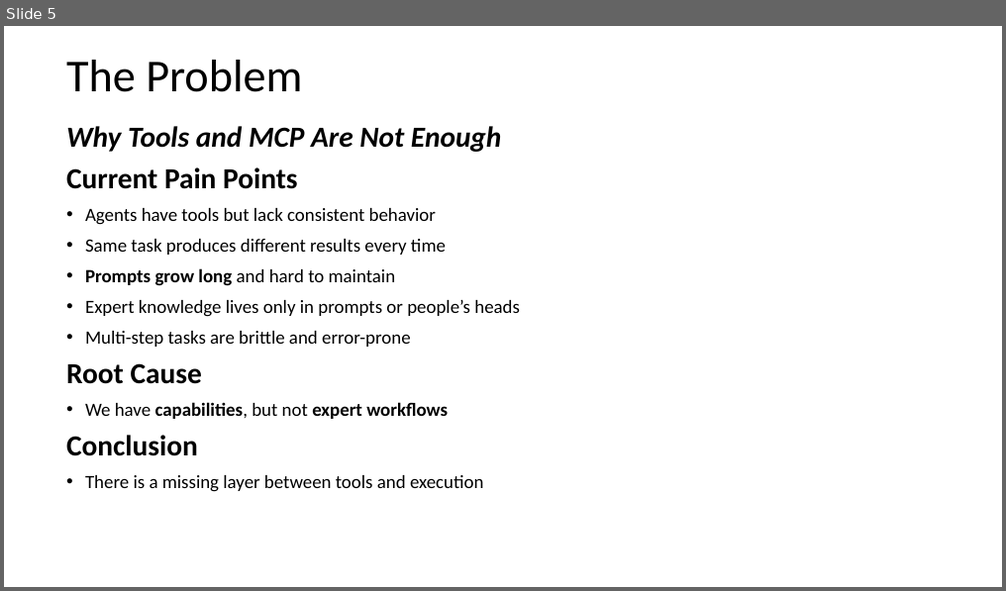
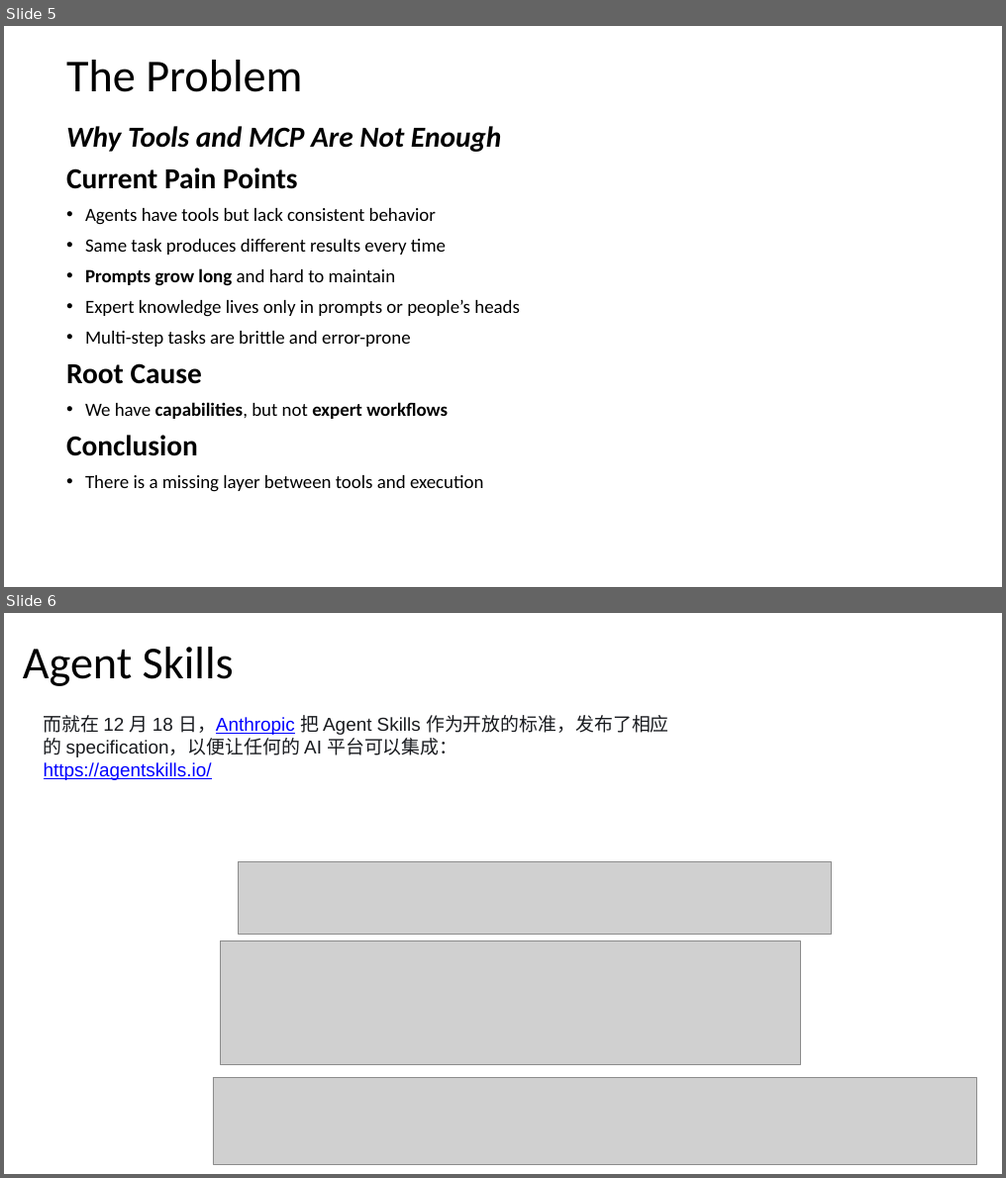
Before and after one commit to LiuHarry1/material_repo, a slide deck: agent-skills-intro.pptx. Shown one above the other, each under a label of ours: slide 5 before the commit, slides 5 and 6 after it. The pictures are 1006x591 and 1006x1178 pixels, drawn with LibreOffice and Linux fonts; fonts in the diff are those of the drawing; grey boxes stand for pictures. Boxes give left, top, right and bottom in pixels: in the first picture for what was removed or moved away, otherwise in the second. Text is boxed around its words. In the diff, an @@ line names an element or a change of style, - is before the commit and + after.

```diff
--- a/agent-skills-intro.pptx
+++ b/agent-skills-intro.pptx
@@ slide 6 added at (4, 613, 1002, 1174), background #FFFFFF @@
@@ title added at (23, 647, 234, 686), 44 pt, text #000000 @@
+Agent Skills
@@ text added at (44, 715, 669, 780), 18 pt, text #191B1F @@
+而就在 12 月 18 日，Anthropic 把 Agent Skills 作为开放的标准，发布了相应的 specification，以便让任何的 AI 平台可以集成：
+https://agentskills.io/
@@ picture added at (238, 861, 832, 934) @@
@@ picture added at (221, 941, 801, 1065) @@
@@ picture added at (213, 1078, 977, 1164) @@
```
Also in this commit, not shown: 3 slides changed, 1 other slide added, 1 slide removed, 1 other file.
